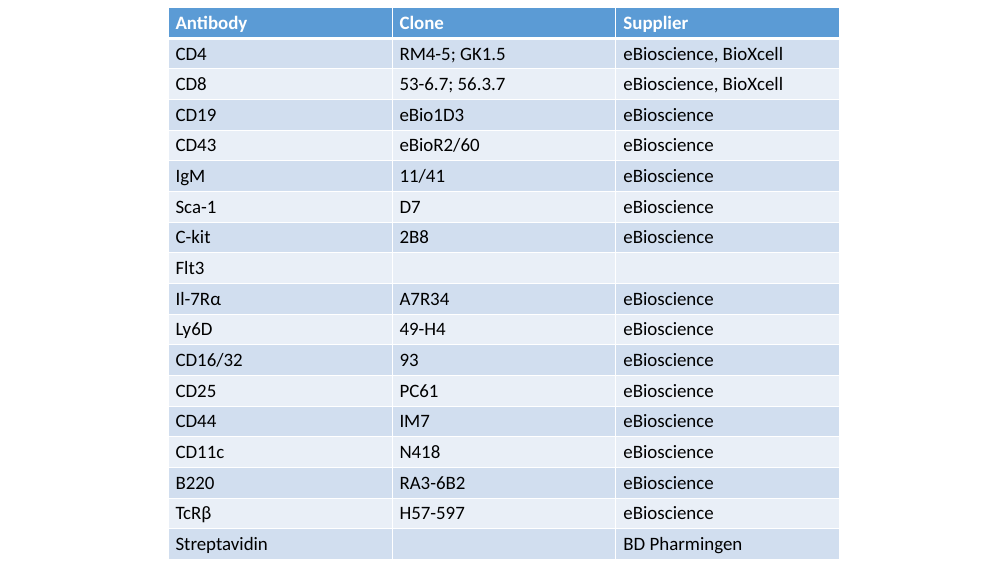
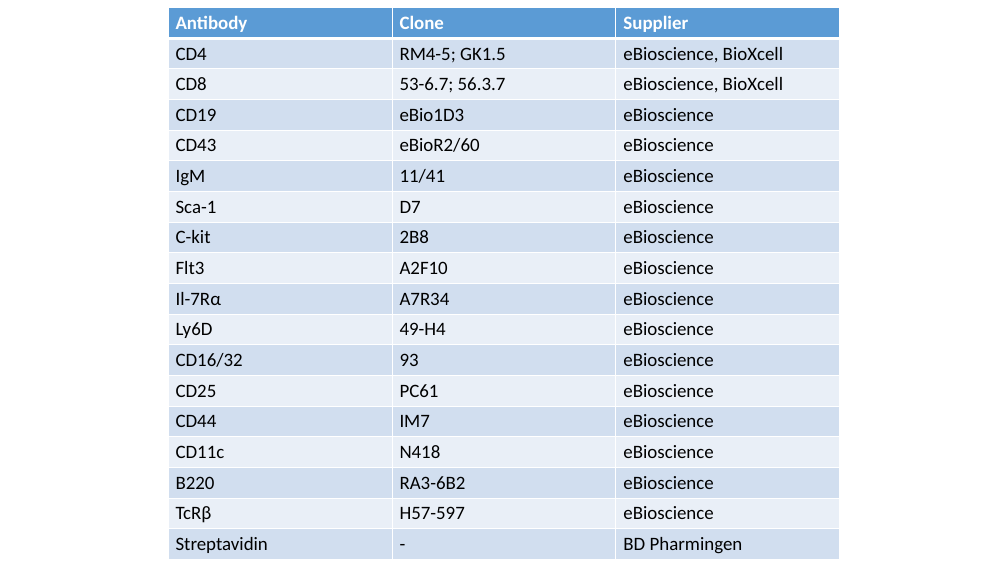
Before and after one commit to helendavies/msc-dissertation, a slide deck: slide 3 of Figures/Powerpoints/Antibody clones.pptx. Drawn at 1008x567 pixels with LibreOffice and Linux fonts; fonts in the diff are those of the drawing. Boxes give left, top, right and bottom in pixels: in the first picture for what was removed or moved away, otherwise in the second. Text is boxed around its words. In the diff, an @@ line names an element or a change of style, - is before the commit and + after.

```diff
--- a/Figures/Powerpoints/Antibody clones.pptx
+++ b/Figures/Powerpoints/Antibody clones.pptx
@@ table at [168, 8, 839, 560] @@
-row 9, column 2: 
+row 9, column 2: A2F10
-row 9, column 3: 
+row 9, column 3: eBioscience
-row 18, column 2: 
+row 18, column 2: -
```
Also in this commit, not shown: 1 other file.
